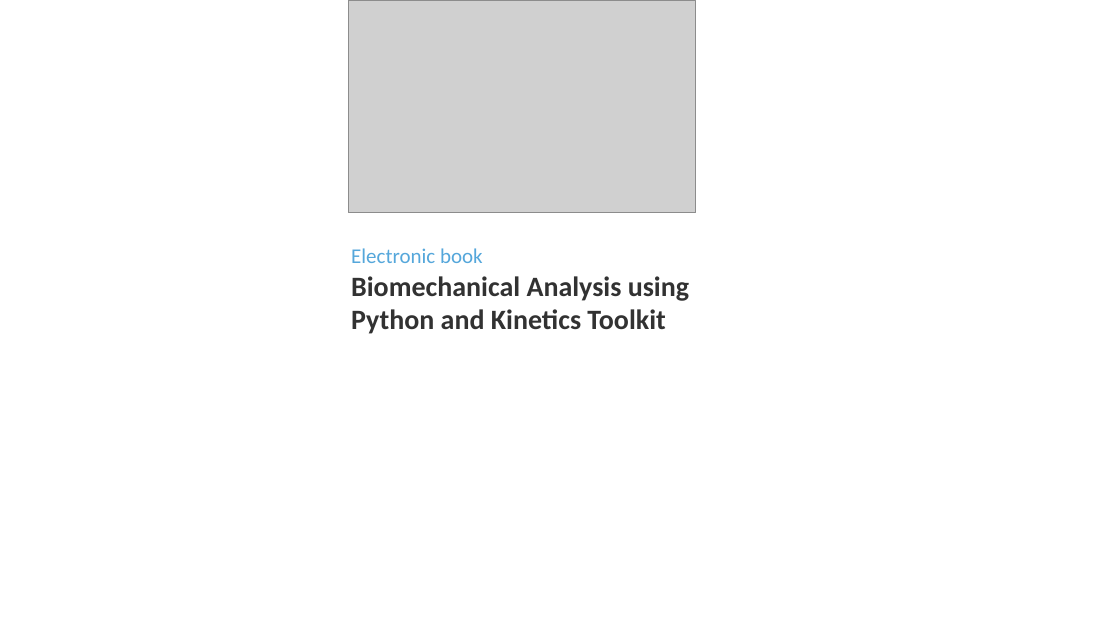
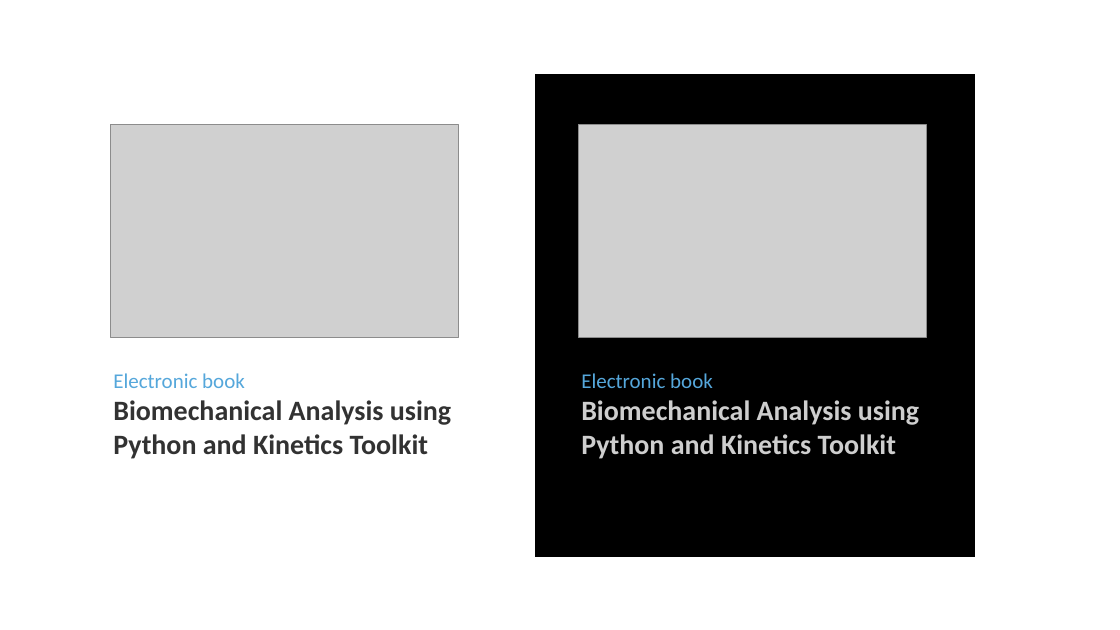
Before and after one commit to kineticstoolkit/kineticstoolkit_doc, a slide deck: slide 2 of src/images.pptx. Drawn at 1120x630 pixels with LibreOffice and Linux fonts; fonts in the diff are those of the drawing; grey boxes stand for pictures. Boxes give left, top, right and bottom in pixels: in the first picture for what was removed or moved away, otherwise in the second. Text is boxed around its words. In the diff, an @@ line names an element or a change of style, - is before the commit and + after.

```diff
--- a/src/images.pptx
+++ b/src/images.pptx
@@ rectangle added at (535, 75, 974, 557), fill #000000, outline #000000 1 pt @@
@@ picture: place and size @@
-picture at (349, 0, 697, 213)
+picture at (110, 124, 458, 337)
@@ picture added at (579, 124, 927, 337) @@
@@ text "Electronic book": place and size @@
-text "Electronic book" at (351, 248, 689, 334)
+text "Electronic book" at (113, 373, 451, 459)
@@ text added at (581, 373, 919, 459), 24 pt, text #CECECE, bold @@
+Electronic book
+Biomechanical Analysis using
+Python and Kinetics Toolkit
```
Also in this commit, not shown: 3 other files.
